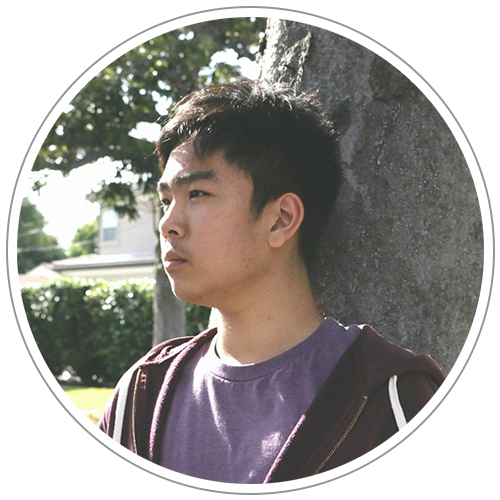
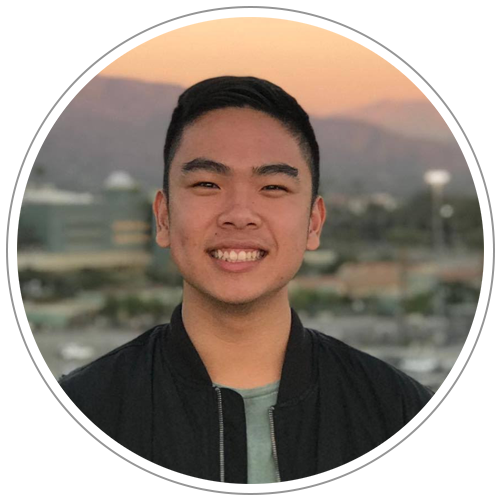
Layer changes from the first 500px x 500px image to the second:
painted on "Ellipse 1" over [57, 83, 88, 418]
added layer "Layer 4" above "Layer 3" over [17, 17, 484, 484]
hid "Layer 2" over [17, 17, 484, 484]
